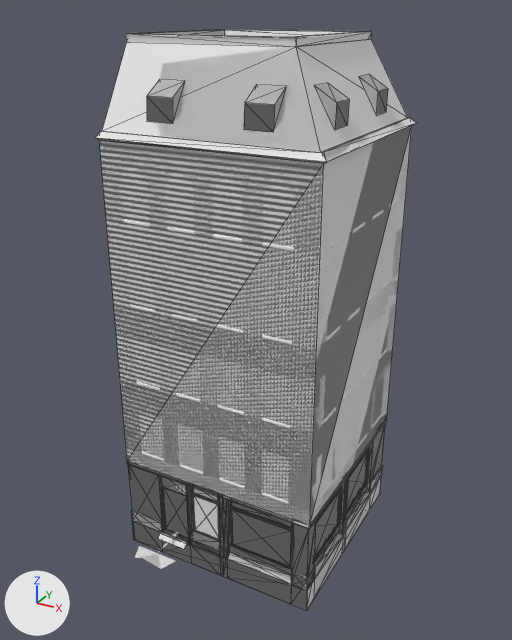
The Blender file rnc_source_files/Apartments/Variant2/Cube9/rnc_apt_v2_c9_c1_f5.blend, before and after one commit.
Camera for both pictures: a camera (50 mm lens) standing at (18.0, -20.7, 22.2) and looking at (4.8, 3.4, 10.1). Arrows for +X, +Y and +Z are at lower left; the lights stay in place. Mesh edges are drawn as thin lines on the coarser meshes.

Objects in the first picture: 'Frame_1', 'Frame_FireGeometry', 'Roof_1', 'Roof_Roadway', 'Roof_ViewGeometry', 'Upper-Floor_1', 'Upper-Floor_FireGeometry', 'Window_1', 'Window_FireGeometry'.
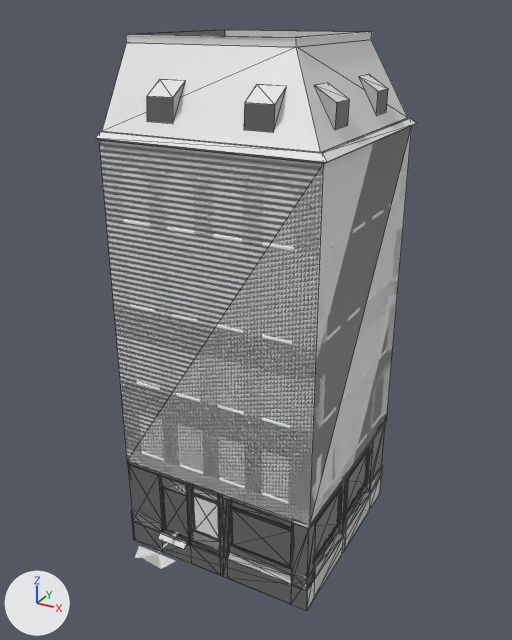
What differs and where, as boxes (x1, y1, x2, y2) in the pictures (512 x 640 px; the box of a moved part takes in the faces that stretch with it):
'Roof_ViewGeometry', reshaped, moved (not visible afterwards): before (96, 30, 404, 163)
'Roof_Roadway', reshaped: before (128, 29, 370, 37); after (100, 29, 417, 162)
'Roof_Geometry', reshaped, moved (not visible before): after (96, 30, 401, 164)
part 1 of me_roof_geometry, moved or reshaped (not visible before): after (144, 30, 401, 153)
part 2 of me_roof_viewgeometry, moved or reshaped (not visible afterwards): before (96, 30, 404, 162)
part 3 of me_plane, added: after (100, 47, 417, 162)
part 4 of me_plane, added: after (245, 83, 349, 105)
part 5 of me_plane, added: after (359, 74, 388, 91)
part 6 of me_plane, added: after (147, 79, 185, 98)
'Window_GeometryPhys', unchanged, uncovered by the edit: after (231, 447, 369, 558)
'Window_FireGeometry', unchanged, covered by the edit: before (231, 452, 368, 558)

What the commit changed:
Material 'Concrete Surface.001' (mat_concrete_surface_001) is new.
Its base color is (0.8, 0.8, 0.8) (white #e7e7e7).
me_roof_geometry is used by ob_roof_geometry; location (0.05, 0.1, 17.75).
me_roof_geometry had 75 vertices, 138 faces and spanned x -0.05..9.2, y -0.35..8.9, z -0.05..3.54.
me_roof_geometry now has 91 vertices, 72 faces and spans x -0.05..9.2, y -0.35..8.9, z -0.05..3.54.
me_roof_geometry part 1: 1 vertex moved from x 6.9, y 1.95, z 3.25 to x 6.89, y 1.95, z 3.25; 15 vertices removed from x 0.0..9.0, y -0.15..8.9, z -0.05..3.54; 31 vertices added at x -0.05..9.0, y -0.15..8.9, z -0.05..3.54.
me_roof_viewgeometry is used by ob_roof_viewgeometry; location (0.05, 0.1, 17.75).
me_roof_viewgeometry had 75 vertices, 138 faces and spanned x -0.05..9.2, y -0.35..8.9, z -0.05..3.54.
me_roof_viewgeometry now has 91 vertices, 72 faces and spans x -0.05..9.2, y -0.35..8.9, z -0.05..3.54.
me_roof_viewgeometry part 2: 1 vertex moved from x 6.9, y 1.95, z 3.25 to x 6.89, y 1.95, z 3.25; 15 vertices removed from x 0.0..9.0, y -0.15..8.9, z -0.05..3.54; 31 vertices added at x -0.05..9.0, y -0.15..8.9, z -0.05..3.54.
me_plane is used by ob_roof_roadway; location (5.95, 7.9, 21.0).
me_plane had 12 vertices, 6 faces and spanned x -5.95..1.09, y -5.95..1.1, z 0.01..0.3.
me_plane no longer uses material mat_concrete_surface (white #e7e7e7).
me_plane now has 42 vertices, 30 faces and spans x -5.95..3.3, y -8.15..1.1, z -3.2..0.3.
me_plane part 3: a new loose piece of 14 vertices spanning x -5.95..3.3, y -8.15..1.1, z -3.2..0.01, in mat_concrete_surface_001 (white #e7e7e7).
me_plane part 4: 8 vertices added at x 0.0..2.64, y -7.49..-4.88, z -1.67..-1.17.
me_plane part 5: 4 vertices added at x 1.81..2.64, y -2.0..-0.88, z -1.67..-1.17.
me_plane part 6: 4 vertices added at x -4.0..-2.88, y -7.49..-6.66, z -1.67..-1.17.
me_plane now uses material mat_concrete_surface_001 (white #e7e7e7).
Object 'Roof_Geometry' (ob_roof_geometry) moves from (0.05, 0.1, 17.75) to (0.05, 0.1, 17.74).
Object 'Roof_ViewGeometry' (ob_roof_viewgeometry) moves from (0.05, 0.1, 17.75) to (0.05, 0.1, 17.74).
